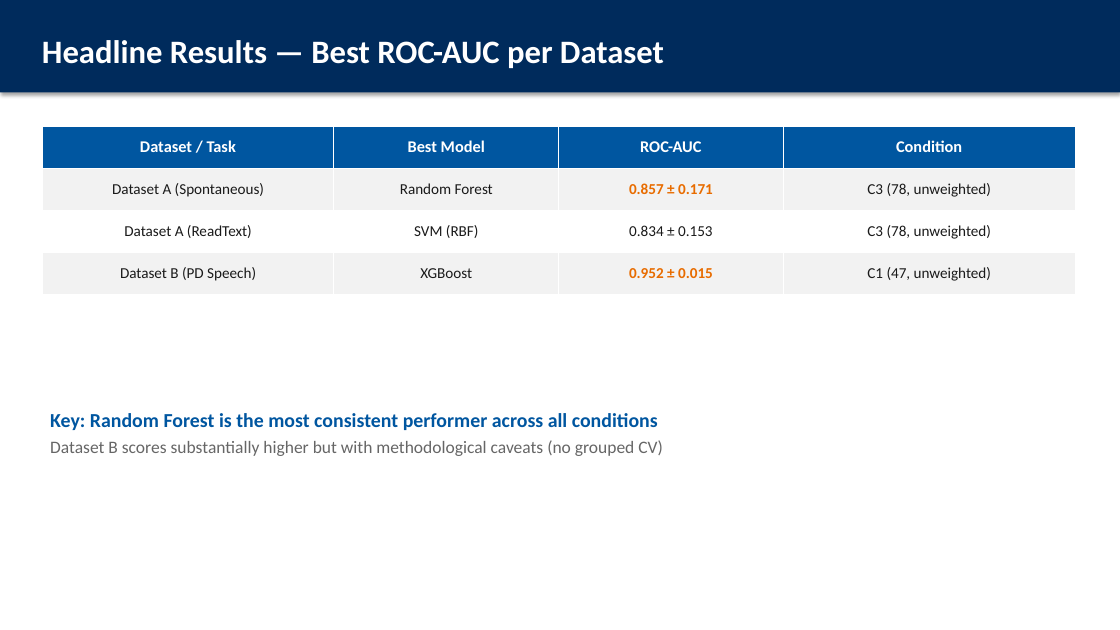
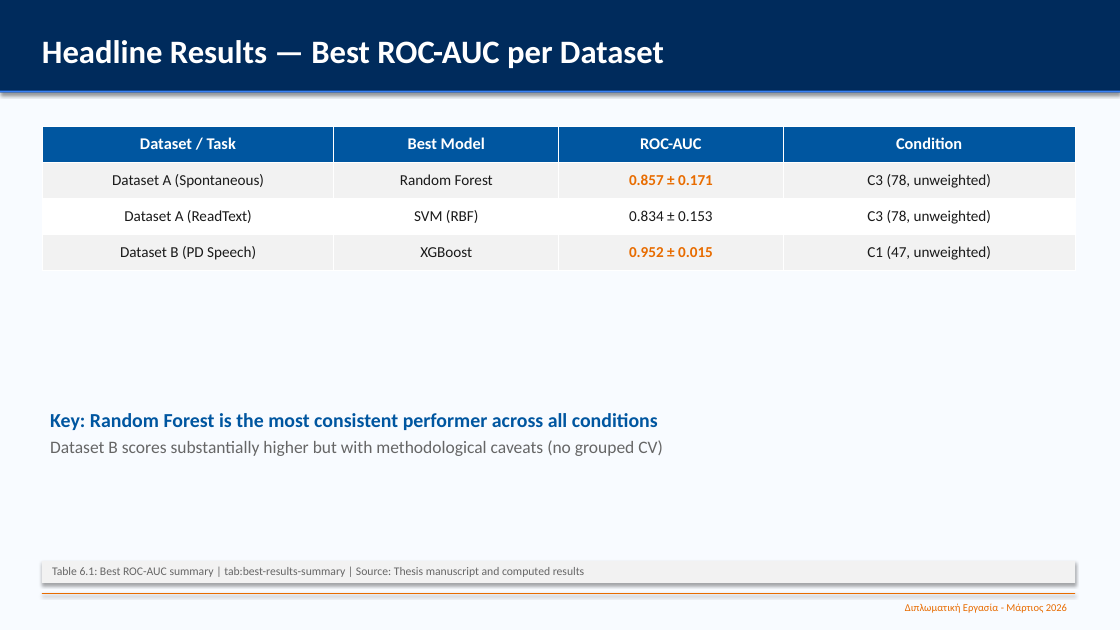
Before and after one commit to christos97/parkinsons-voice-classification, a slide deck: slide 16 of outputs/thesis_defense_presentation.pptx. Drawn at 1120x630 pixels with LibreOffice and Linux fonts; fonts in the diff are those of the drawing. Boxes give left, top, right and bottom in pixels: in the first picture for what was removed or moved away, otherwise in the second. Text is boxed around its words. In the diff, an @@ line names an element or a change of style, - is before the commit and + after.

```diff
--- a/outputs/thesis_defense_presentation.pptx
+++ b/outputs/thesis_defense_presentation.pptx
@@ background #FFFFFF to #F8FBFF @@
@@ rectangle added at (0,91,1120,92), fill #3B82F6 @@
@@ table: place and size @@
-table at (42,126,1075,294)
+table at (42,126,1075,271)
@@ rectangle added at (42,561,1075,583), fill #F2F2F2, 10 pt, text #666666 @@
+Table 6.1: Best ROC-AUC summary | tab:best-results-summary | Source: Thesis manuscript and computed results
@@ rectangle added at (42,593,1075,594), fill #E86C00 @@
@@ text added at (905,603,1067,613), 9 pt, text #E86C00 @@
+Διπλωματική Εργασία - Μάρτιος 2026
```
Also in this commit, not shown: 29 other slides changed, 48 other files.
